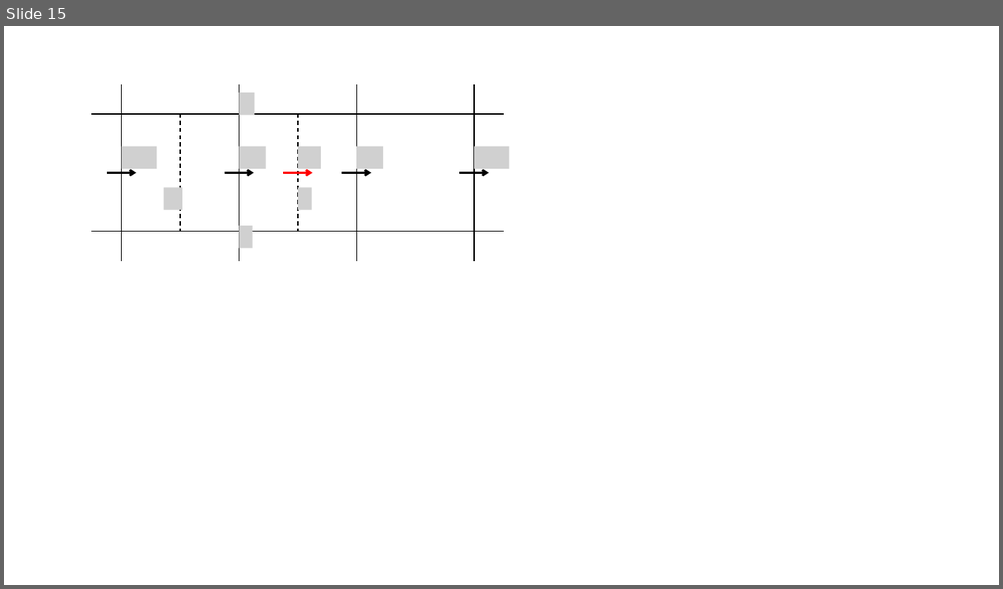
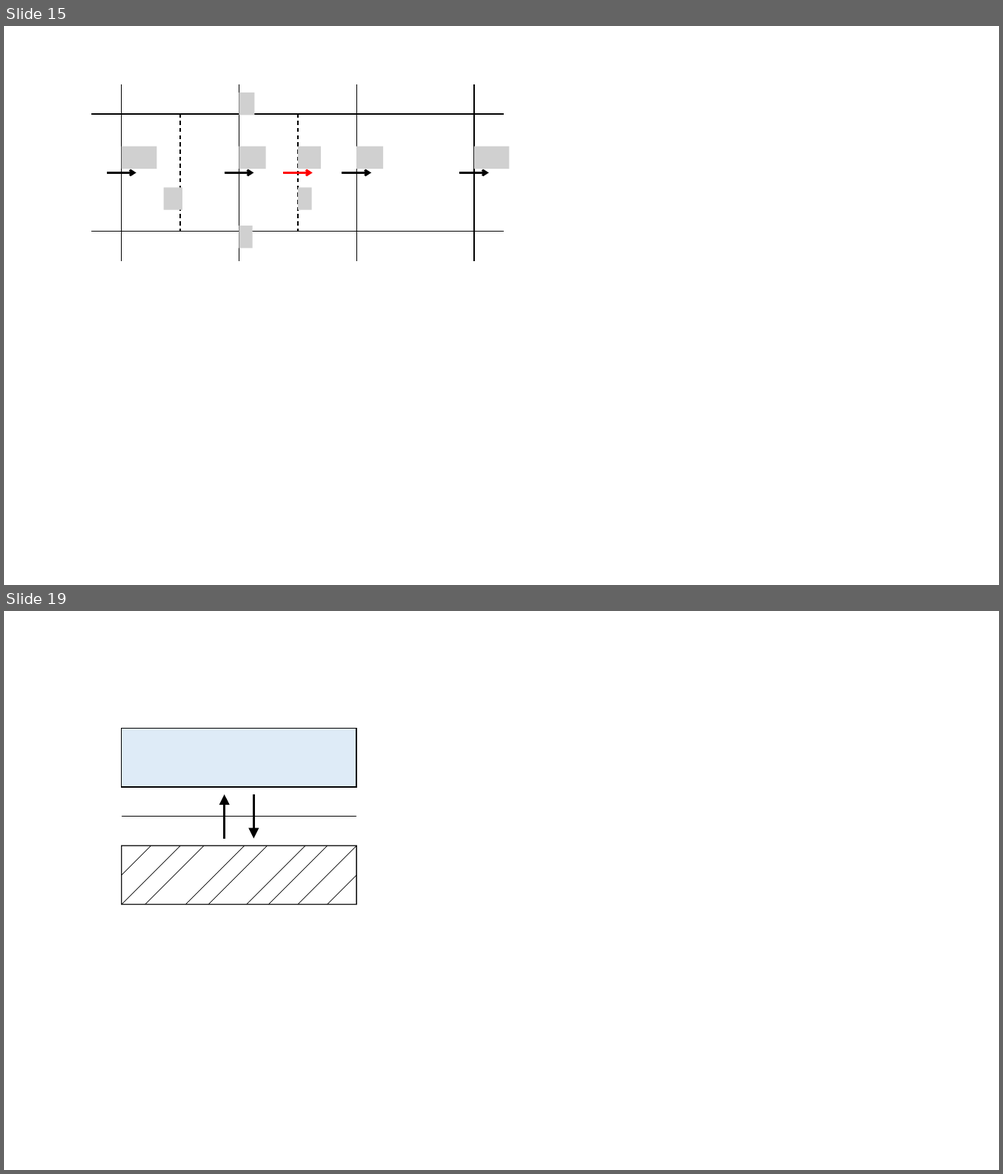
Before and after one commit to AndreaVescovini/Thesis, a slide deck: img/celle.pptx. Shown one above the other, each under a label of ours: slide 15 before the commit, slides 15 and 19 after it; the slides between them are not shown. The pictures are 1003x589 and 1003x1174 pixels, drawn with LibreOffice and Linux fonts; fonts in the diff are those of the drawing; grey boxes stand for pictures. Boxes give left, top, right and bottom in pixels: in the first picture for what was removed or moved away, otherwise in the second. Text is boxed around its words. In the diff, an @@ line names an element or a change of style, - is before the commit and + after.

```diff
--- a/img/celle.pptx
+++ b/img/celle.pptx
@@ slide 19 added at [4,611,999,1170], background #FFFFFF @@
@@ rectangle added at [121,728,356,787], fill #DEEBF7, outline #000000 1 pt @@
@@ arrow added from (224, 839) to (224, 795), #000000 2 pt @@
@@ arrow added from (254, 795) to (254, 839), #000000 2 pt @@
@@ line added from (121, 817) to (356, 817), #000000 1 pt @@
@@ rectangle added at [121,846,356,905], outline #000000 1 pt @@
@@ line added from (151, 846) to (121, 875), #000000 0.5 pt @@
@@ line added from (180, 846) to (121, 905), #000000 0.5 pt @@
@@ line added from (204, 846) to (145, 905), #000000 0.5 pt @@
@@ line added from (244, 846) to (185, 905), #000000 0.5 pt @@
@@ line added from (267, 846) to (208, 905), #000000 0.5 pt @@
@@ line added from (305, 846) to (247, 905), #000000 0.5 pt @@
@@ line added from (327, 846) to (268, 905), #000000 0.5 pt @@
@@ line added from (356, 846) to (298, 905), #000000 0.5 pt @@
@@ line added from (356, 875) to (327, 905), #000000 0.5 pt @@
```
Also in this commit, not shown: 3 other slides added, 7 other files.
